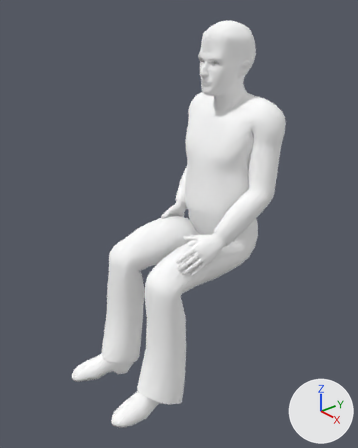
One commit to the Blender file Trunk/Assets/Animations/Posing.blend: the scene before it, then after it.
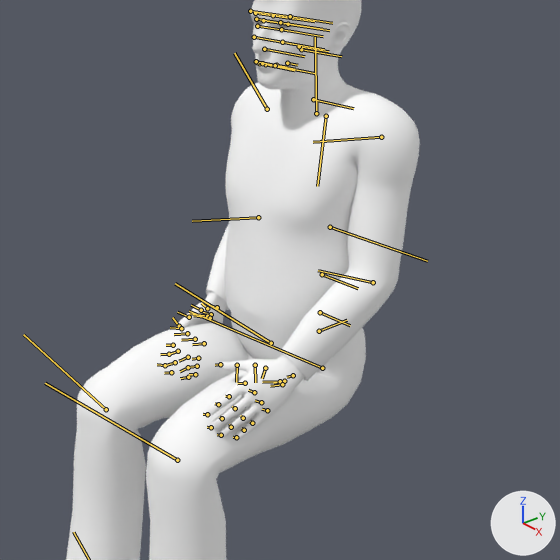
Old and new are each drawn whole from a 50 mm lens placed at (1.4, -1.446, 1.562), pointed at (0.014, -0.3, 0.706) and again close up on the part from 19% to 100% of the width and 11% to 76% of the height. Arrows for +X, +Y and +Z are at lower right; the lights stay in place. Both versions are drawn at frame 0 of the action 'Idle'; the numbers are the values there. The bones that bend it are drawn over the model as lines in the close-ups.

The first close-up shows 'H_DDS_MidRes'.
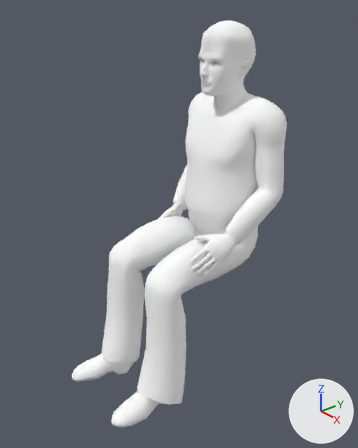
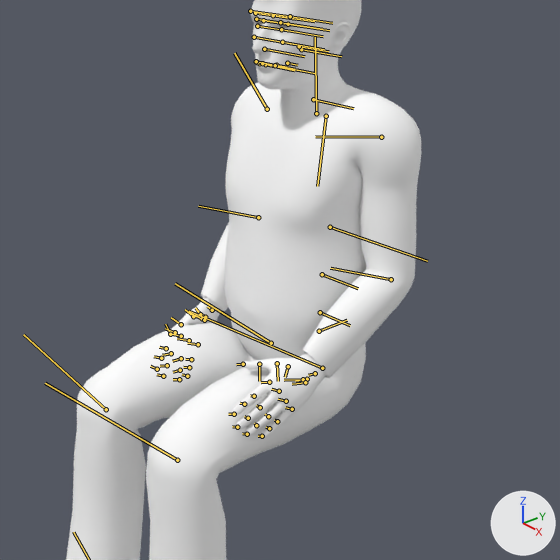
Boxes [x1, y1, x2, y2] around the edits, measured in the close-ups (560 x 560 px):
'H_DDS_MidRes', posed
    before: [66, 0, 420, 560]
    after: [66, 0, 422, 560]
bone 'RightForeArm', root to tip
    before: (258, 217) to (192, 221)
    after: (258, 217) to (198, 206)
bone 'LeftArm', root to tip
    before: (381, 137) to (313, 142)
    after: (381, 137) to (315, 136)
bone 'LeftForeArm', root to tip
    before: (373, 282) to (318, 270)
    after: (391, 279) to (330, 268)

The edits, one by one:
Bone 'RightForeArm' (bone_rightforearm) turns from (-34, 33, -53) to (-27, 33, -40) degrees about its own x, y and z.
Bone 'LeftArm' (bone_leftarm) turns from (-17, 12, -78) to (-18, 2, -77) degrees about its own x, y and z.
Bone 'LeftForeArm' (bone_leftforearm) turns from (-3, 41, -2) to (3, 49, 4) degrees about its own x, y and z.
